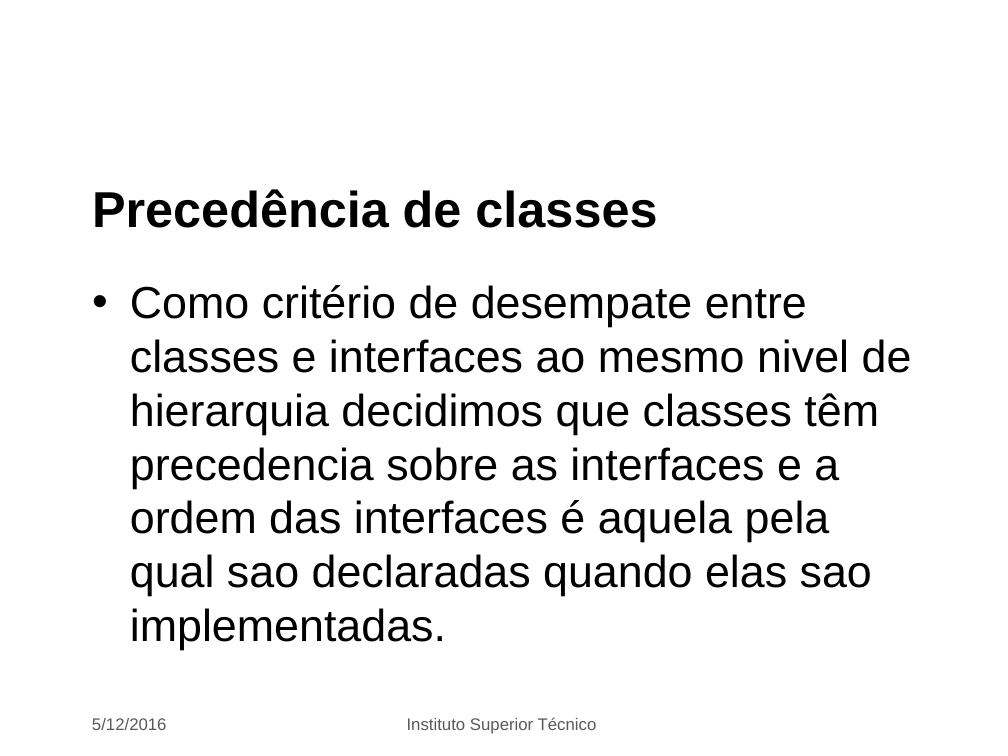
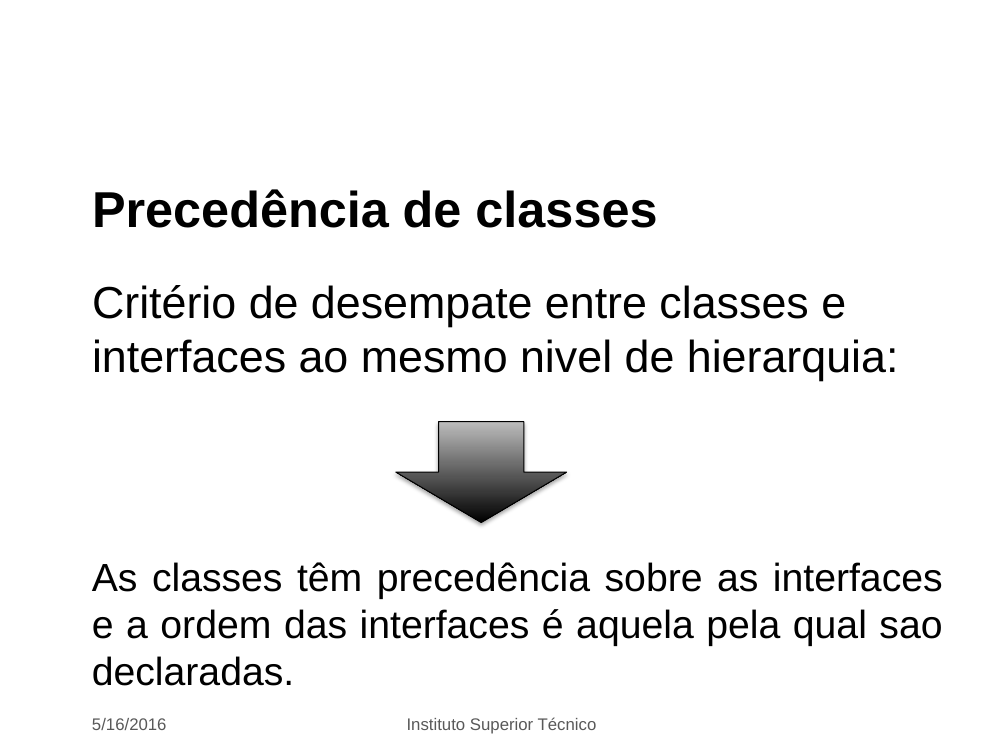
Before and after one commit to GAC27/PAva, a slide deck: slide 9 of p2.pptx. Drawn at 1008x756 pixels with LibreOffice and Linux fonts; fonts in the diff are those of the drawing; background and template pictures are left out. Boxes give left, top, right and bottom in pixels: in the first picture for what was removed or moved away, otherwise in the second. Text is boxed around its words. In the diff, an @@ line names an element or a change of style, - is before the commit and + after.

```diff
--- a/p2.pptx
+++ b/p2.pptx
@@ text at box(92, 285, 899, 381): text changed @@
-• Como critério de desempate entre classes e interfaces ao mesmo nivel de hierarquia decidimos que classes têm precedencia sobre as interfaces e a ordem das interfaces é aquela pela qual sao declaradas quando elas sao implementadas.
+Critério de desempate entre classes e interfaces ao mesmo nivel de hierarquia:
@@ down arrow added at box(396, 421, 566, 522), fill gradient #000000 to #BDBDBD, outline #000000 0.75 pt @@
@@ text added at box(92, 562, 943, 686), 28 pt, text #000000 @@
+As classes têm precedência sobre as interfaces e a ordem das interfaces é aquela pela qual sao declaradas.
@@ text at box(92, 718, 167, 730): text changed @@
-5/12/2016
+5/16/2016
```
Also in this commit, not shown: 16 other slides changed, 3 other files.
